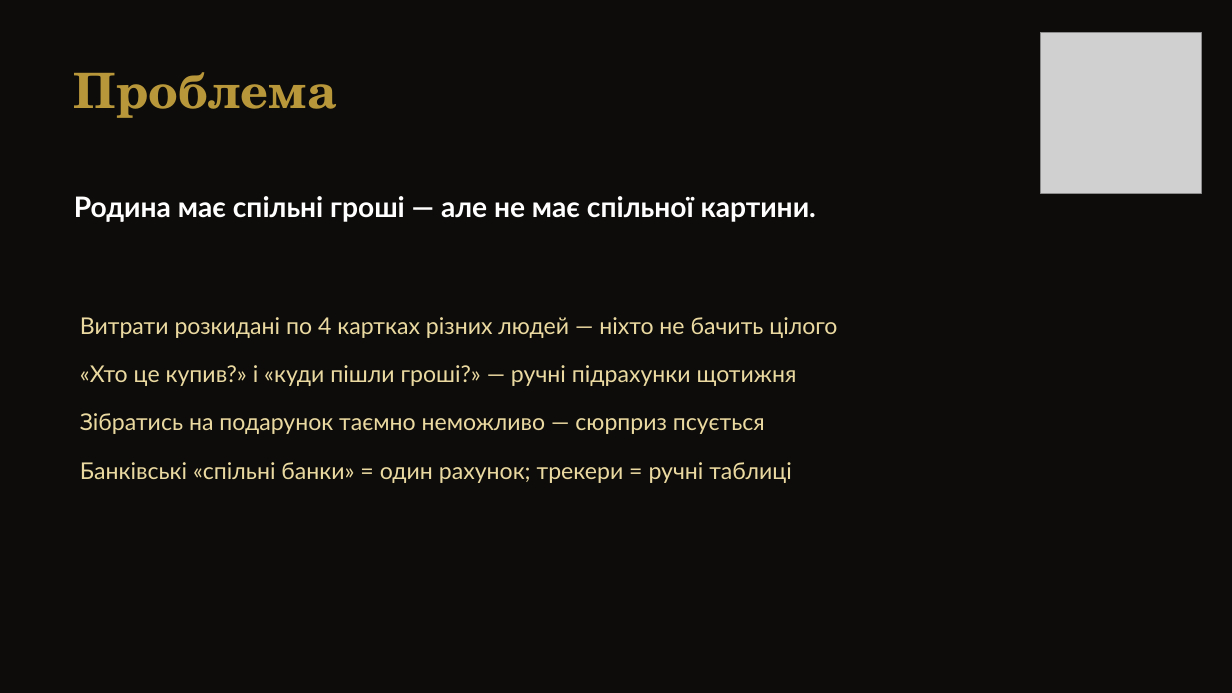
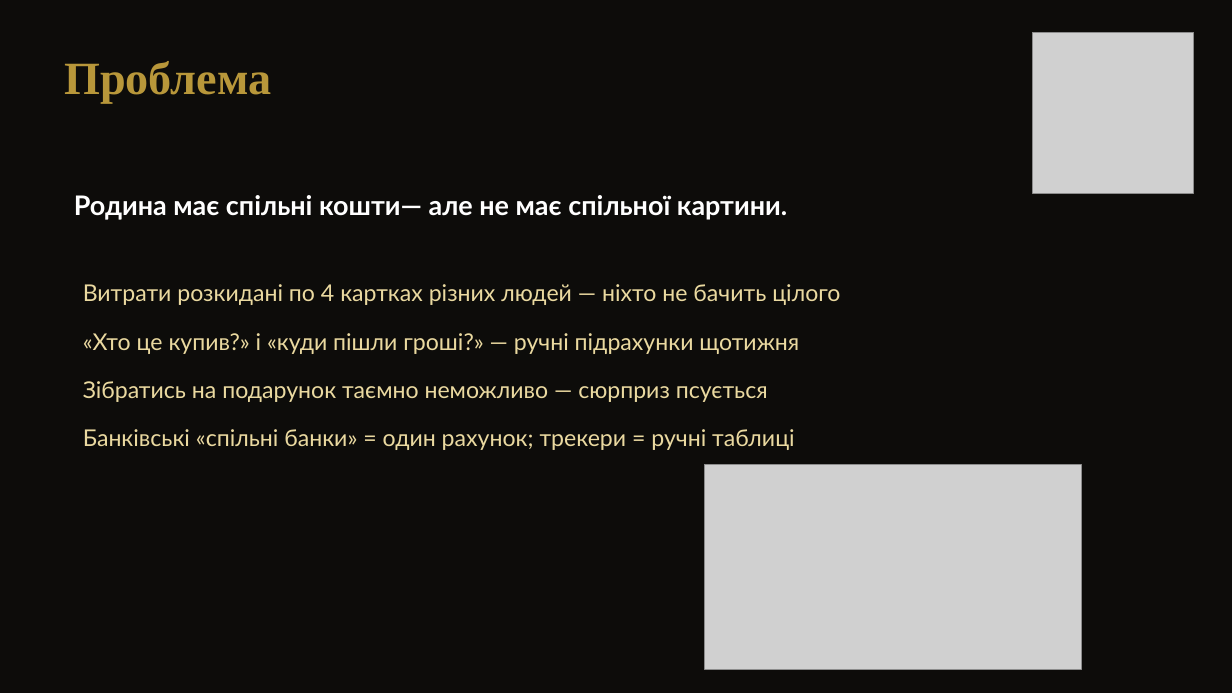
Before and after one commit to Uni-Project-143/Family-Wallet, a slide deck: slide 3 of docs/marketing/07_Project_Pitch_Deck.pptx (slide 1 before the commit). Drawn at 1232x693 pixels with LibreOffice and Linux fonts; fonts in the diff are those of the drawing; grey boxes stand for pictures. Boxes give left, top, right and bottom in pixels: in the first picture for what was removed or moved away, otherwise in the second. Text is boxed around its words. In the diff, an @@ line names an element or a change of style, - is before the commit and + after.

```diff
--- a/docs/marketing/07_Project_Pitch_Deck.pptx
+++ b/docs/marketing/07_Project_Pitch_Deck.pptx
@@ text "Проблема" moved from (x1=74, y1=72, x2=337, y2=118) to (x1=64, y1=61, x2=271, y2=103) @@
@@ text "Проблема" at (x1=64, y1=61, x2=271, y2=103): size 38 to 36 pt, font TeX Gyre Schola to Times New Roman @@
@@ picture moved from (x1=1041, y1=32, x2=1202, y2=193) to (x1=1033, y1=32, x2=1194, y2=193) @@
@@ text at (x1=74, y1=195, x2=787, y2=220): text changed; size 22 to 21 pt @@
-Родина має спільні гроші — але не має спільної картини.
+Родина має спільні кошти— але не має спільної картини.
@@ text "Витрати розкидані по 4 картках ..." moved from (x1=80, y1=317, x2=837, y2=483) to (x1=83, y1=284, x2=840, y2=450) @@
@@ picture added at (x1=705, y1=464, x2=1081, y2=669) @@
```
Also in this commit, not shown: 6 other slides changed, 4 slides added, 1 slide removed, 1 other file.
